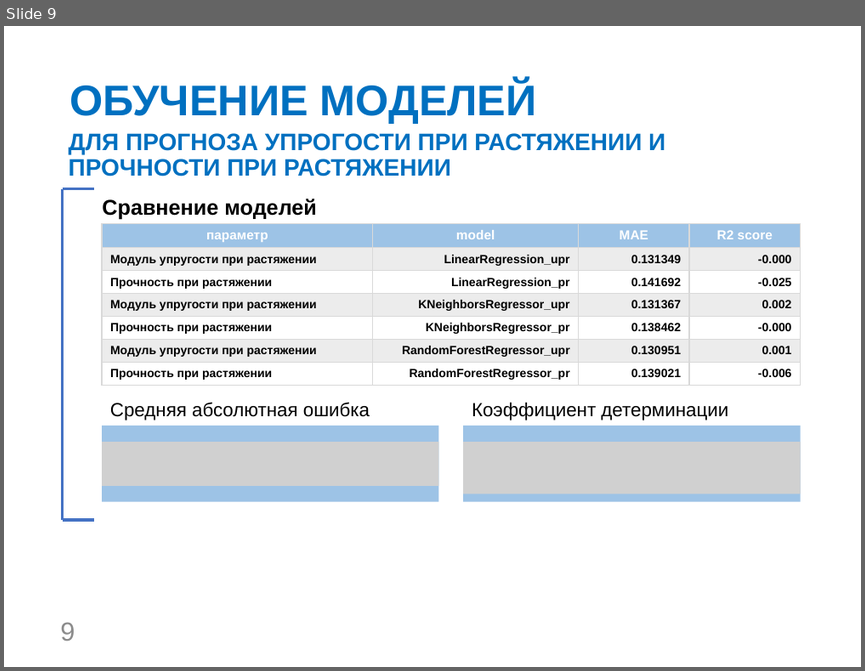
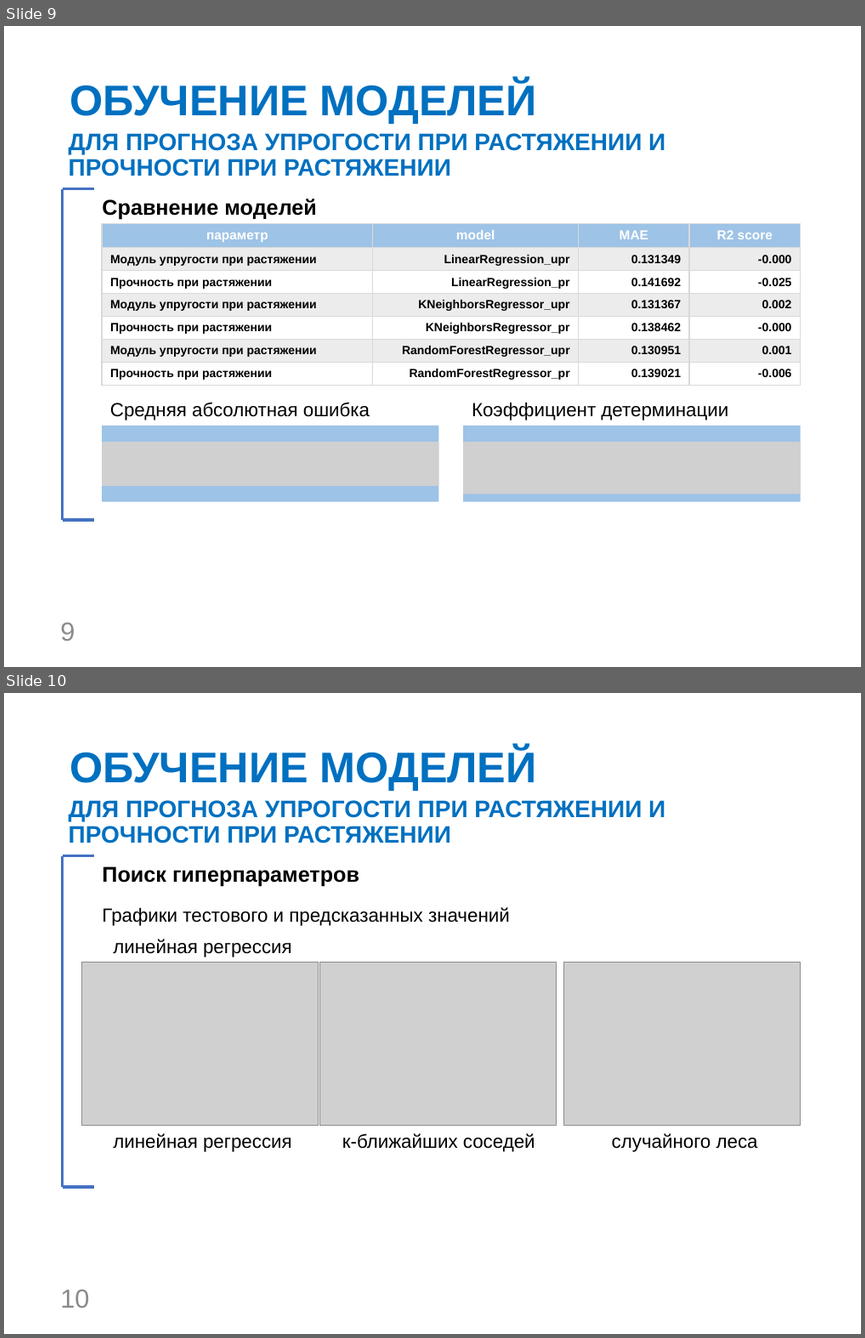
Before and after one commit to KhEvgeniy/VKR, a slide deck: VKR_Kholmanskiy_EI.pptx. Shown one above the other, each under a label of ours: slide 9 before the commit, slides 9 and 10 after it. The pictures are 865x671 and 865x1338 pixels, drawn with LibreOffice and Linux fonts; fonts in the diff are those of the drawing; grey boxes stand for pictures; background and template pictures are left out. Boxes give left, top, right and bottom in pixels: in the first picture for what was removed or moved away, otherwise in the second. Text is boxed around its words. In the diff, an @@ line names an element or a change of style, - is before the commit and + after.

```diff
--- a/VKR_Kholmanskiy_EI.pptx
+++ b/VKR_Kholmanskiy_EI.pptx
@@ slide 10 added at [4,693,861,1334], background #FFFFFF @@
@@ title added at [69,748,537,791], 36 pt, text #0070C0, bold @@
+ОБУЧЕНИЕ МОДЕЛЕЙ
@@ text added at [69,800,665,843], 20 pt, text #0070C0, bold @@
+ДЛЯ ПРОГНОЗА УПРОГОСТИ ПРИ РАСТЯЖЕНИИ И ПРОЧНОСТИ ПРИ РАСТЯЖЕНИИ
@@ line added from (63, 856) to (94, 856), #4472C4 2.25 pt @@
@@ line added from (63, 856) to (63, 1187), #4472C4 2.25 pt @@
@@ text added at [102,866,359,886], 18 pt, text #000000, bold @@
+Поиск гиперпараметров
@@ text added at [102,907,510,926], 16 pt, text #000000 @@
+Графики тестового и предсказанных значений
@@ text added at [113,939,292,957], 16 pt, text #000000 @@
+линейная регрессия
@@ picture added at [82,962,318,1125] @@
@@ picture added at [320,962,556,1125] @@
@@ picture added at [564,962,800,1125] @@
@@ text added at [113,1133,292,1152], 16 pt, text #000000 @@
+линейная регрессия
@@ text added at [342,1133,535,1152], 16 pt, text #000000 @@
+к-ближайших соседей
@@ text added at [612,1133,758,1152], 16 pt, text #000000 @@
+случайного леса
@@ line added from (63, 1187) to (94, 1187), #4472C4 2.25 pt @@
@@ page number added at [60,1289,89,1308], 22 pt, text #8C8C8C @@
+10
```
Also in this commit, not shown: 2 other slides added, 8 slides removed.
